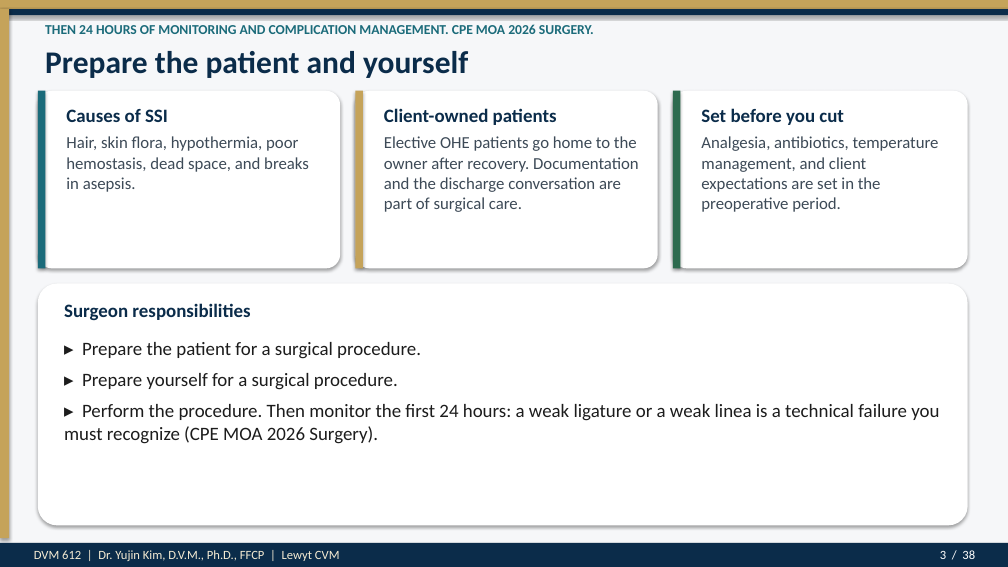
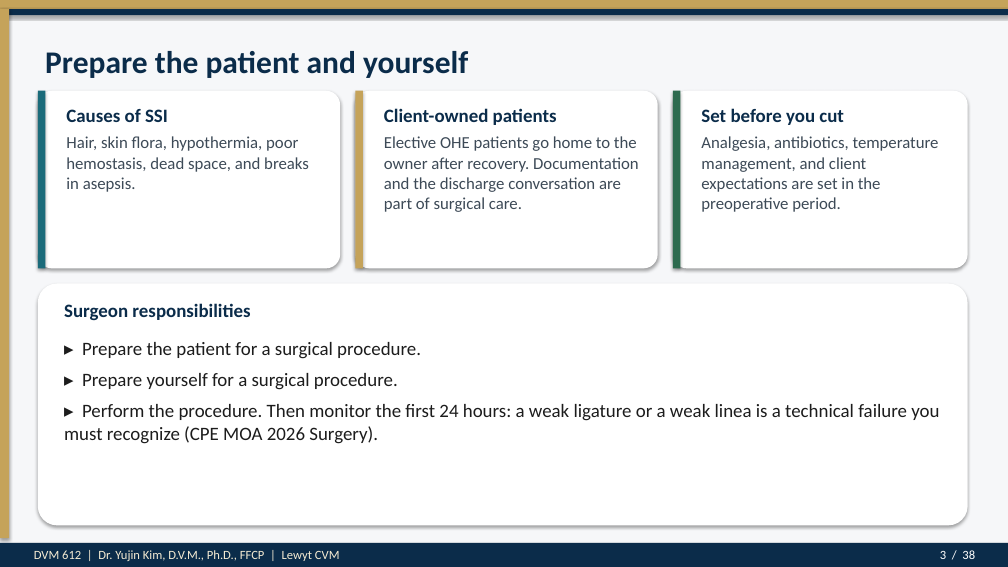
Before and after one commit to drkimvet/happycare, a slide deck: slide 3 of lectures/DVM-612_Week4_Preop_PatientPrep_Postop.pptx. Drawn at 1008x567 pixels with LibreOffice and Linux fonts; fonts in the diff are those of the drawing. Boxes give left, top, right and bottom in pixels: in the first picture for what was removed or moved away, otherwise in the second. Text is boxed around its words. In the diff, an @@ line names an element or a change of style, - is before the commit and + after.

```diff
--- a/lectures/DVM-612_Week4_Preop_PatientPrep_Postop.pptx
+++ b/lectures/DVM-612_Week4_Preop_PatientPrep_Postop.pptx
@@ text removed at [45, 24, 594, 34] @@
-THEN 24 HOURS OF MONITORING AND COMPLICATION MANAGEMENT. CPE MOA 2026 SURGERY.
```
Also in this commit, not shown: 34 other slides changed, 2 other files.
